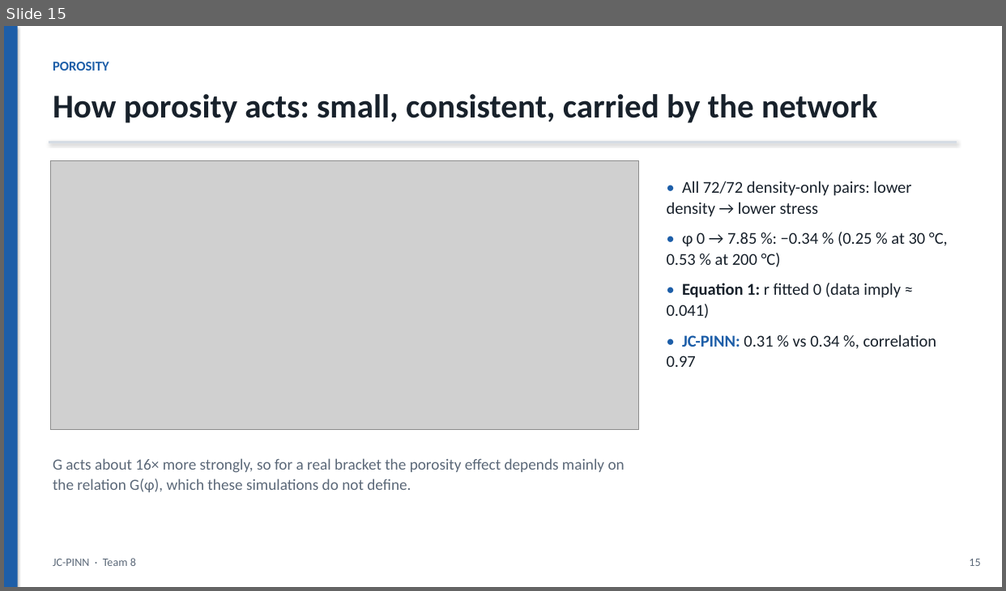
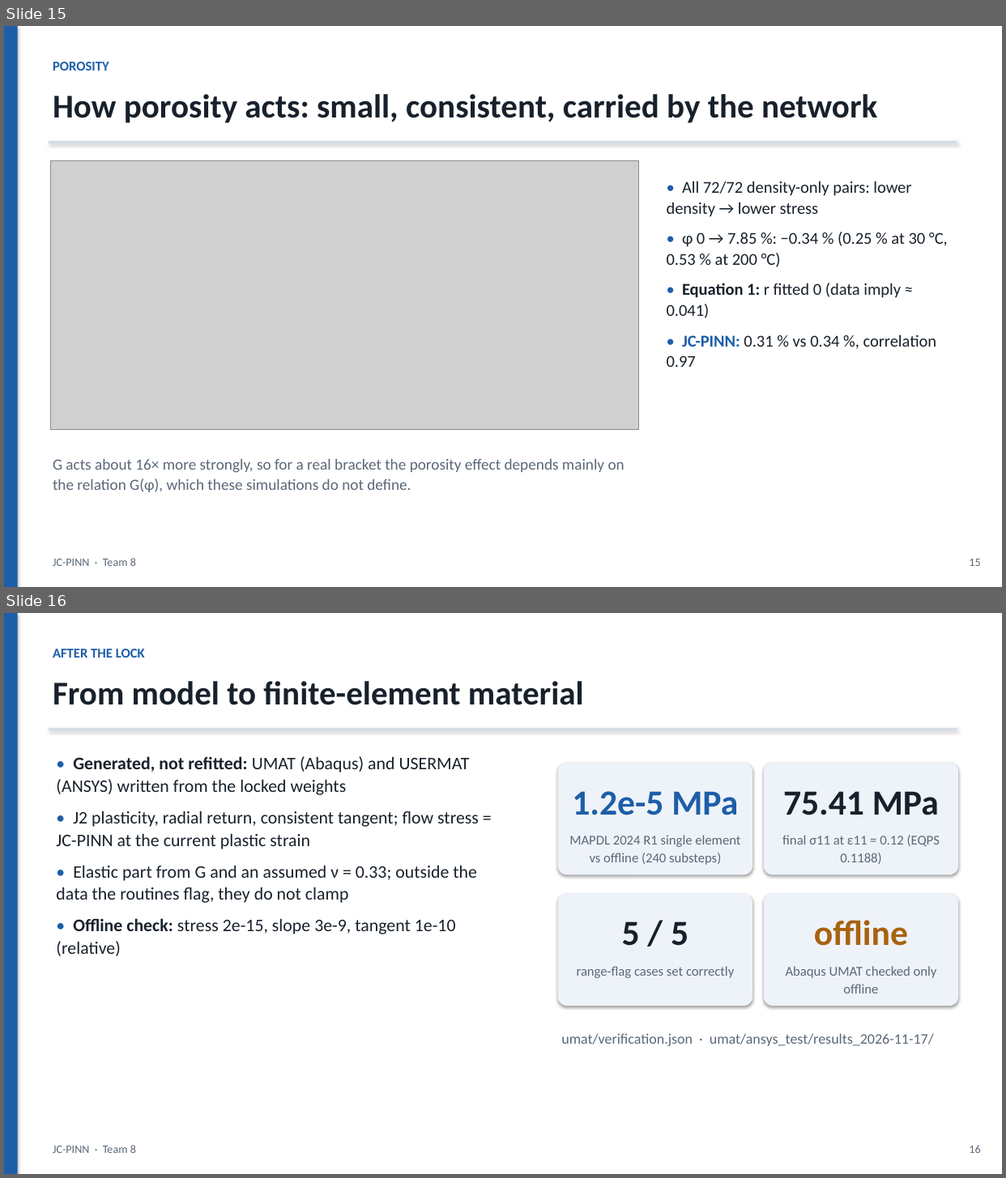
Before and after one commit to SaravananRamar06/MMM-ML, a slide deck: presentation/JC-PINN.pptx. Shown one above the other, each under a label of ours: slide 15 before the commit, slides 15 and 16 after it. The pictures are 1006x591 and 1006x1178 pixels, drawn with LibreOffice and Linux fonts; fonts in the diff are those of the drawing; grey boxes stand for pictures. Boxes give left, top, right and bottom in pixels: in the first picture for what was removed or moved away, otherwise in the second. Text is boxed around its words. In the diff, an @@ line names an element or a change of style, - is before the commit and + after.

```diff
--- a/presentation/JC-PINN.pptx
+++ b/presentation/JC-PINN.pptx
@@ slide 16 added at <box>4,613,1002,1174</box>, background #FFFFFF @@
@@ rectangle added at <box>4,613,18,1174</box>, fill #1D5EA8 @@
@@ text added at <box>53,649,145,658</box>, 13 pt, text #1D5EA8, bold @@
+AFTER THE LOCK
@@ text added at <box>53,681,584,705</box>, 32 pt, text #18212B, bold @@
+From model to finite-element material
@@ line added from (49, 729) to (957, 729), #D5DCE4 2 pt @@
@@ text added at <box>56,756,479,956</box>, 17 pt, text #18212B @@
+• Generated, not refitted: UMAT (Abaqus) and USERMAT (ANSYS) written from the locked weights
+• J2 plasticity, radial return, consistent tangent; flow stress = JC-PINN at the current plastic strain
+• Elastic part from G and an assumed ν = 0.33; outside the data the routines flag, they do not clamp
+• Offline check: stress 2e-15, slope 3e-9, tangent 1e-10 (relative)
@@ rounded rectangle added at <box>558,763,752,875</box>, fill #EEF3F9 @@
@@ rounded rectangle added at <box>764,763,958,875</box>, fill #EEF3F9 @@
@@ text added at <box>572,791,738,815</box>, 34 pt, text #1D5EA8, bold @@
+1.2e-5 MPa
@@ text added at <box>783,791,939,815</box>, 34 pt, text #18212B, bold @@
+75.41 MPa
@@ text added at <box>569,835,740,865</box>, 13 pt, text #5B6878 @@
+MAPDL 2024 R1 single element vs offline (240 substeps)
@@ text added at <box>782,835,940,864</box>, 13 pt, text #5B6878 @@
+final σ11 at ε11 = 0.12 (EQPS 0.1188)
@@ rounded rectangle added at <box>558,894,752,1006</box>, fill #EEF3F9 @@
@@ rounded rectangle added at <box>764,894,958,1006</box>, fill #EEF3F9 @@
@@ text added at <box>622,922,688,946</box>, 34 pt, text #18212B, bold @@
+5 / 5
@@ text added at <box>814,920,908,946</box>, 34 pt, text #A8620E, bold @@
+offline
@@ text added at <box>577,966,734,978</box>, 13 pt, text #5B6878 @@
+range-flag cases set correctly
@@ text added at <box>786,966,937,994</box>, 13 pt, text #5B6878 @@
+Abaqus UMAT checked only offline
@@ text added at <box>561,1033,934,1046</box>, 14 pt, text #5B6878 @@
+umat/verification.json · umat/ansys_test/results_2026-11-17/
@@ text added at <box>53,1145,136,1153</box>, 11 pt, text #5B6878 @@
+JC-PINN · Team 8
@@ text added at <box>969,1145,980,1153</box>, 11 pt, text #5B6878 @@
+16
```
Also in this commit, not shown: 3 slides changed, 2 other slides added, 3 other files.
